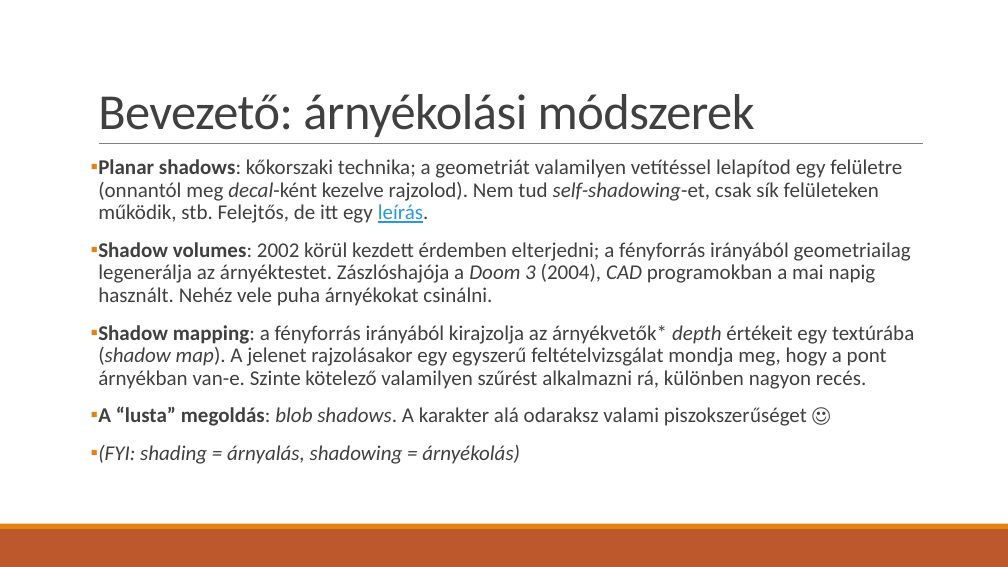
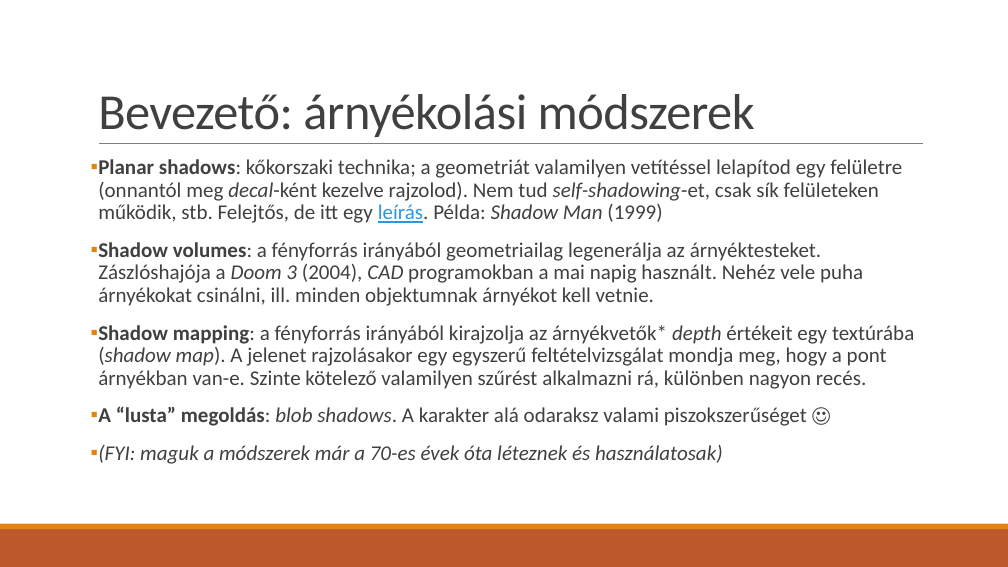
Before and after one commit to asylum2010/Asylum-s-ELTE-Exercises, a slide deck: slide 2 of GFX_EA_01.pptx. Drawn at 1008x567 pixels with LibreOffice and Linux fonts; fonts in the diff are those of the drawing. Boxes give left, top, right and bottom in pixels: in the first picture for what was removed or moved away, otherwise in the second. Text is boxed around its words. In the diff, an @@ line names an element or a change of style, - is before the commit and + after.

Commit message:
shadow volume prez 2

```diff
--- a/GFX_EA_01.pptx
+++ b/GFX_EA_01.pptx
@@ text at box(98, 159, 902, 306): text changed @@
-▪ Planar shadows: kőkorszaki technika; a geometriát valamilyen vetítéssel lelapítod egy felületre (onnantól meg decal-ként kezelve rajzolod). Nem tud self-shadowing-et, csak sík felületeken működik, stb. Felejtős, de itt egy leírás.
-▪ Shadow volumes: 2002 körül kezdett érdemben elterjedni; a fényforrás irányából geometriailag legenerálja az árnyéktestet. Zászlóshajója a Doom 3 (2004), CAD programokban a mai napig használt. Nehéz vele puha árnyékokat csinálni.
+▪ Planar shadows: kőkorszaki technika; a geometriát valamilyen vetítéssel lelapítod egy felületre (onnantól meg decal-ként kezelve rajzolod). Nem tud self-shadowing-et, csak sík felületeken működik, stb. Felejtős, de itt egy leírás. Példa: Shadow Man (1999)
+▪ Shadow volumes: a fényforrás irányából geometriailag legenerálja az árnyéktesteket. Zászlóshajója a Doom 3 (2004), CAD programokban a mai napig használt. Nehéz vele puha árnyékokat csinálni, ill. minden objektumnak árnyékot kell vetnie.
@@ text at box(98, 445, 723, 464): text changed @@
-▪ (FYI: shading = árnyalás, shadowing = árnyékolás)
+▪ (FYI: maguk a módszerek már a 70-es évek óta léteznek és használatosak)
```
Also in this commit, not shown: 4 other slides changed, 3 slides added, 1 other file.
